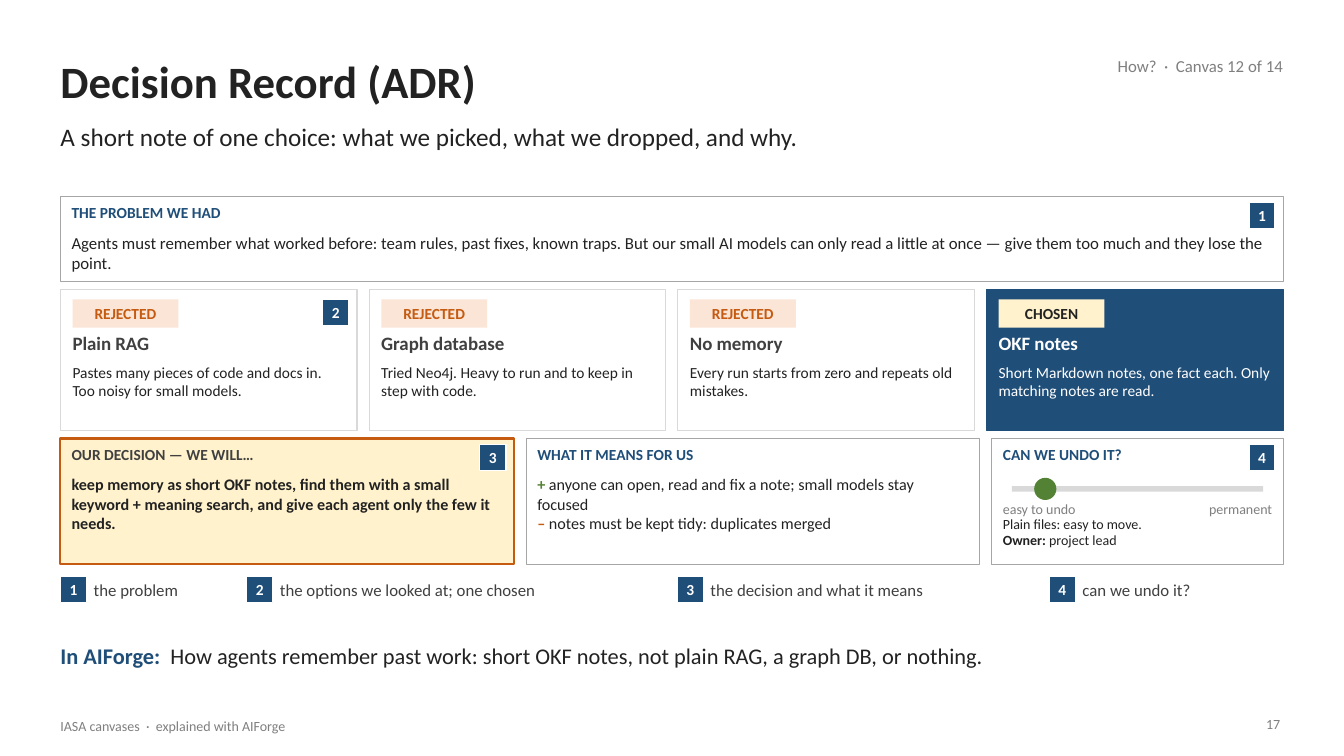
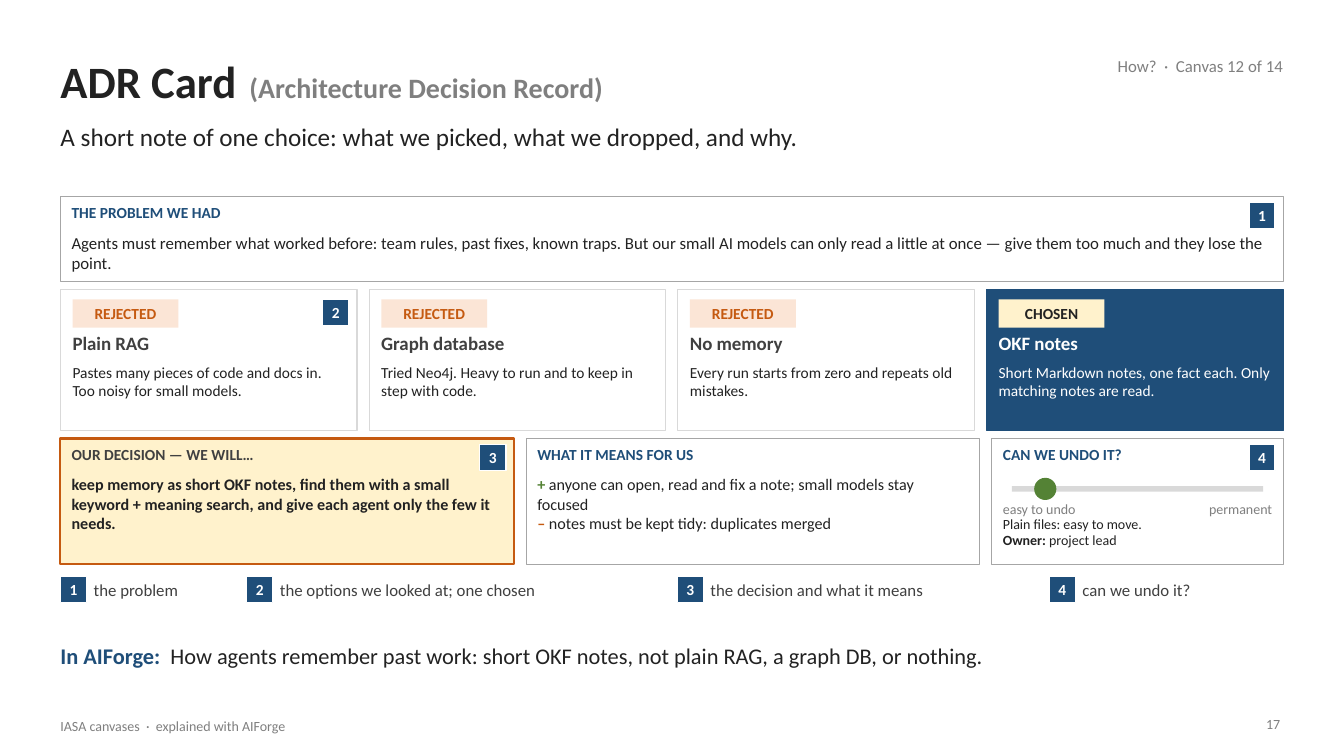
Before and after one commit to Manikanta-Reddy-Pasala/tools, a slide deck: slide 17 of course/iasa-aiforge/IASA-Canvases-with-AIForge.pptx. Drawn at 1344x756 pixels with LibreOffice and Linux fonts; fonts in the diff are those of the drawing. Boxes give left, top, right and bottom in pixels: in the first picture for what was removed or moved away, otherwise in the second. Text is boxed around its words. In the diff, an @@ line names an element or a change of style, - is before the commit and + after.

```diff
--- a/course/iasa-aiforge/IASA-Canvases-with-AIForge.pptx
+++ b/course/iasa-aiforge/IASA-Canvases-with-AIForge.pptx
@@ title at bbox=[60, 66, 603, 102]: text changed; size 32 to 20 pt; text colour #222222 to #7F7F7F @@
-Decision Record (ADR)
+ADR Card (Architecture Decision Record)
```
Also in this commit, not shown: 5 other slides changed, 2 other files.
